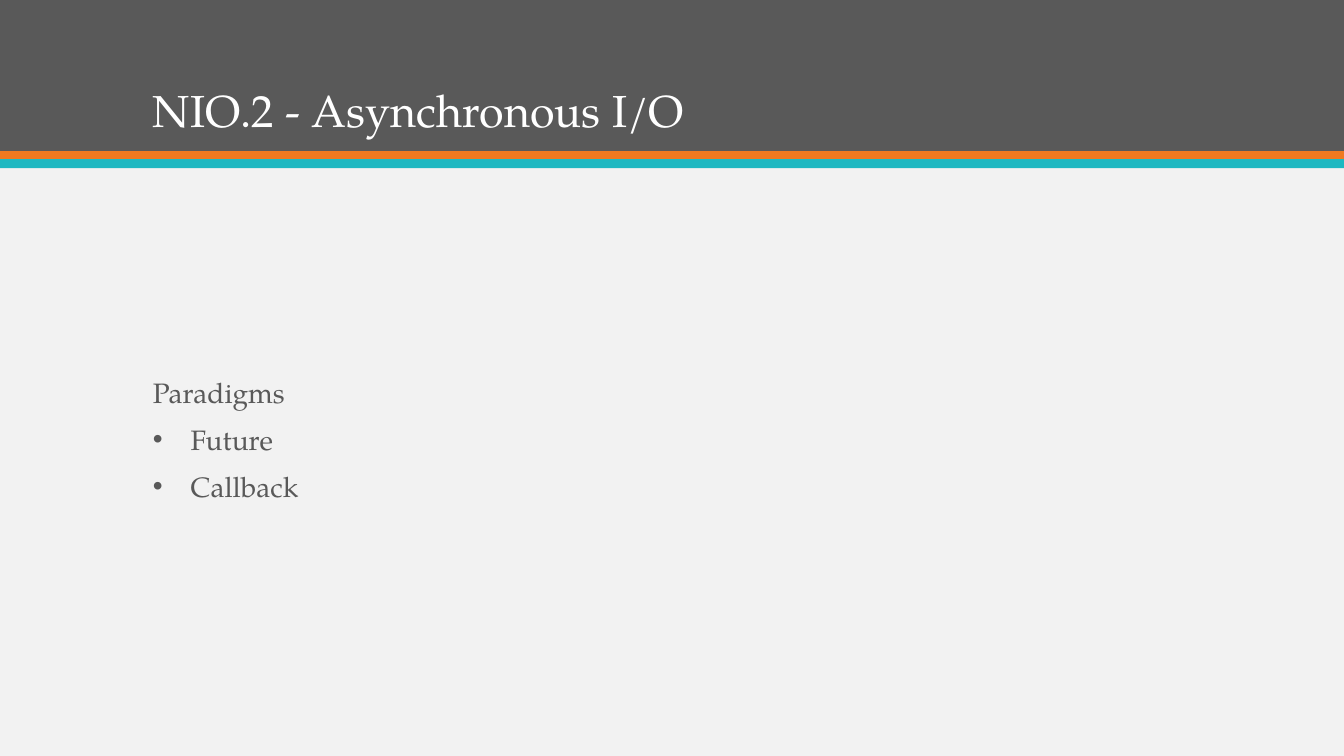
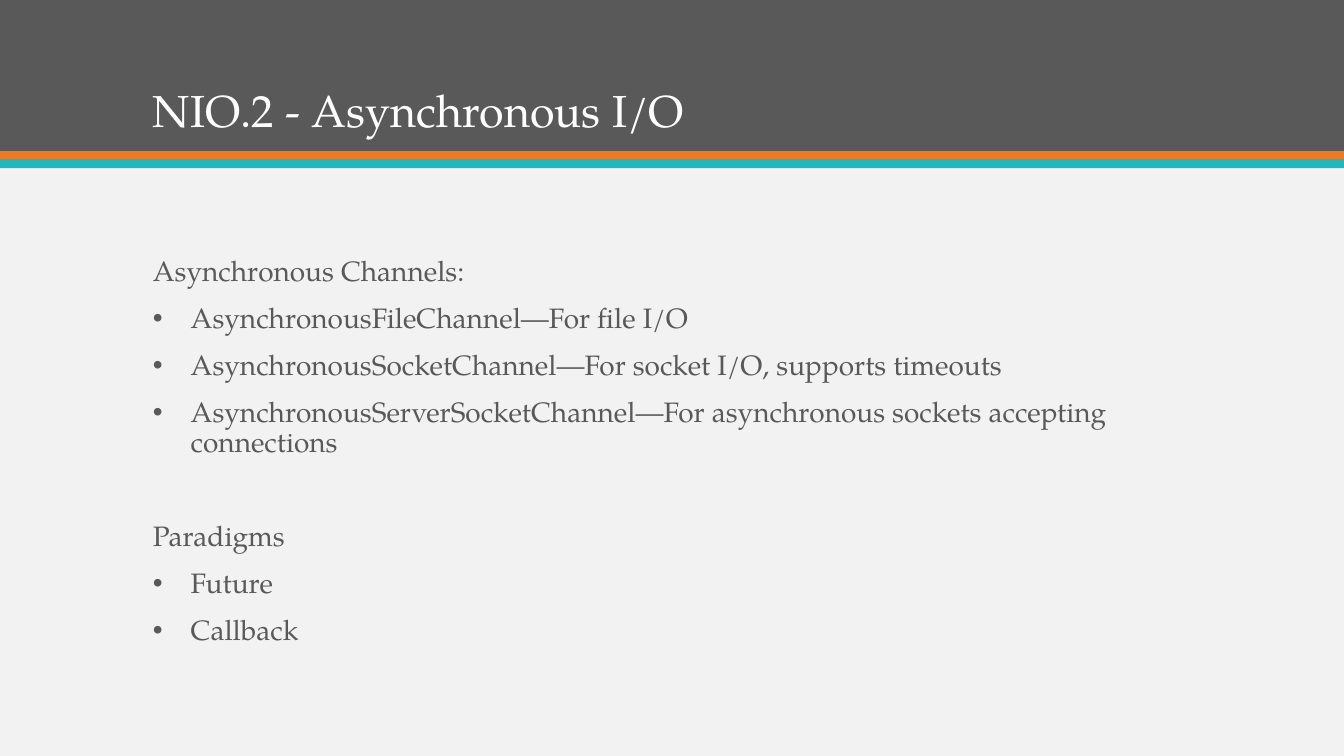
Before and after one commit to KKAries/my-repository, a slide deck: slide 27 of Brief Introduction of Java 7.pptx (slide 29 before the commit). Drawn at 1344x756 pixels with LibreOffice and Linux fonts; fonts in the diff are those of the drawing. Boxes give left, top, right and bottom in pixels: in the first picture for what was removed or moved away, otherwise in the second. Text is boxed around its words. In the diff, an @@ line names an element or a change of style, - is before the commit and + after.

```diff
--- a/Brief Introduction of Java 7.pptx
+++ b/Brief Introduction of Java 7.pptx
@@ text "Asynchronous Channels:" at (153,261,1107,641): vertical alignment middle to top @@
@@ text at (153,261,1107,453): paragraphs added @@
+Asynchronous Channels:
+• AsynchronousFileChannel—For file I/O
+• AsynchronousSocketChannel—For socket I/O, supports timeouts
+• AsynchronousServerSocketChannel—For asynchronous sockets accepting connections
```
Also in this commit, not shown: 9 other slides changed, 2 slides removed, 2 other files.
